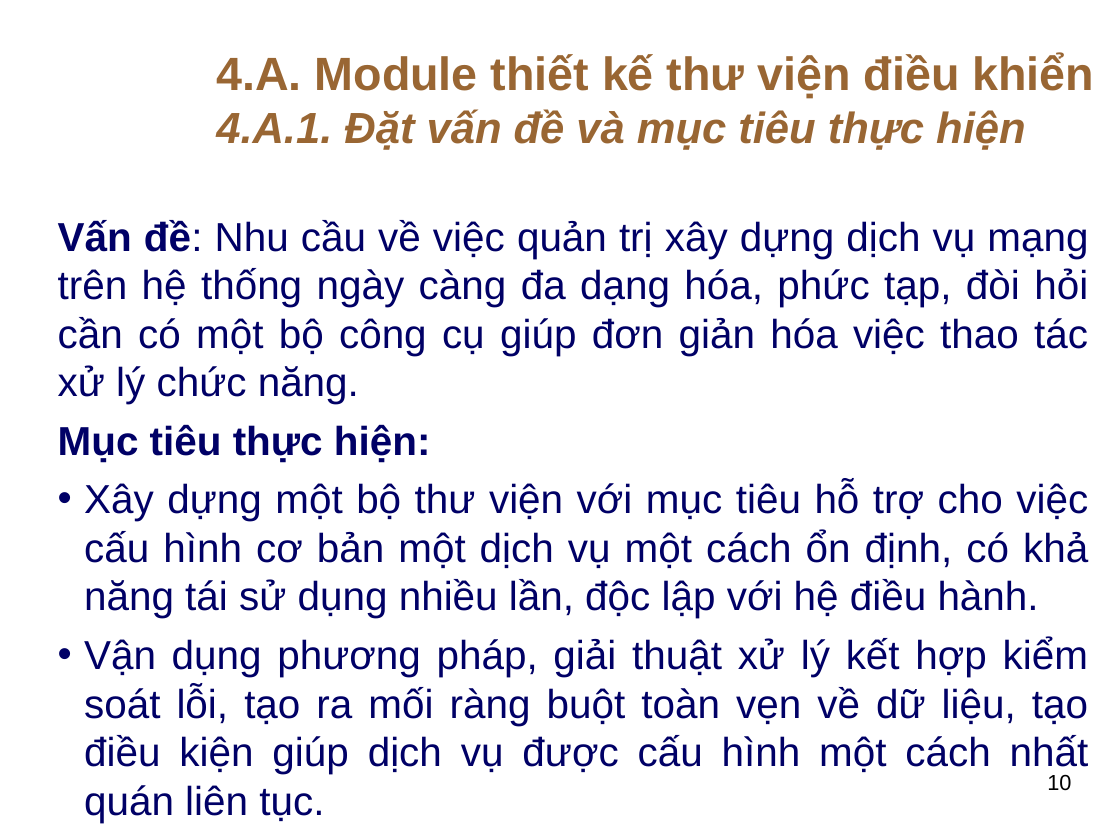
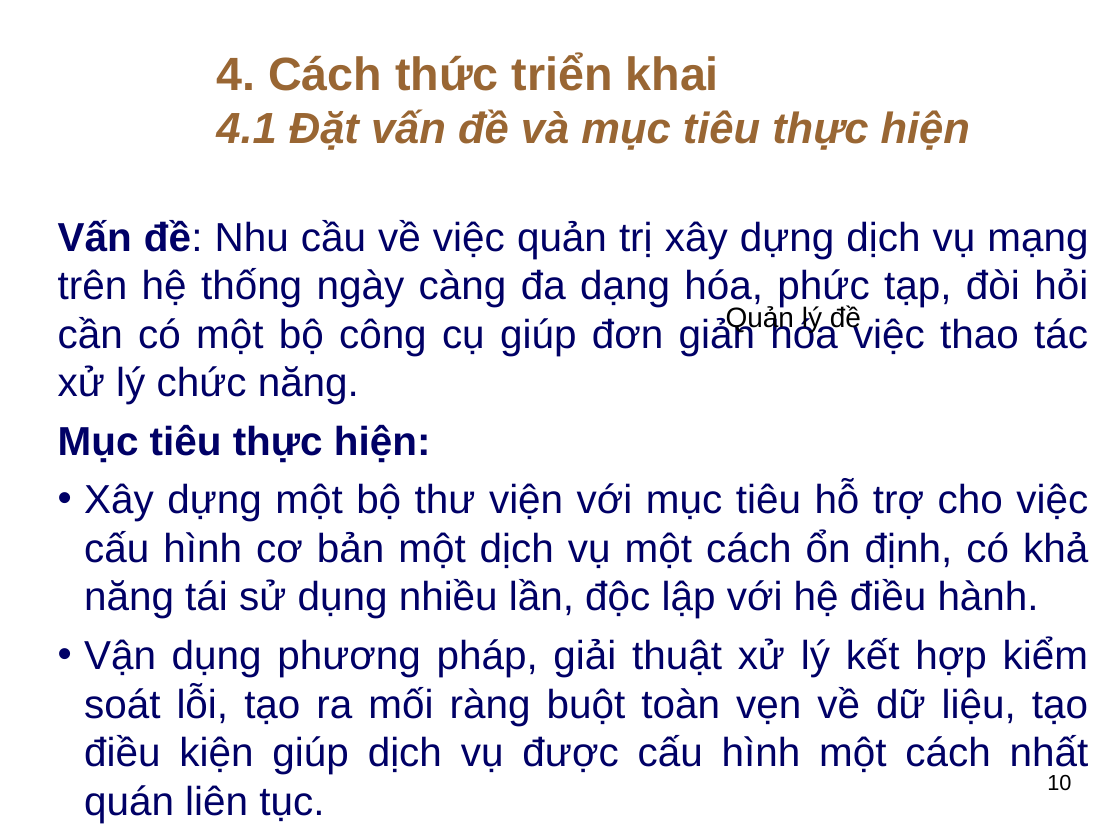
Before and after one commit to thuhuynh4393/testfrontend, a slide deck: slide 10 of Thu HUynh - SLide bao cao.ppt. Drawn at 1120x840 pixels with LibreOffice and Linux fonts; fonts in the diff are those of the drawing; background and template pictures are left out. Boxes give left, top, right and bottom in pixels: in the first picture for what was removed or moved away, otherwise in the second. Text is boxed around its words. In the diff, an @@ line names an element or a change of style, - is before the commit and + after.

```diff
--- a/Thu HUynh - SLide bao cao.ppt
+++ b/Thu HUynh - SLide bao cao.ppt
@@ text at [216,53,970,150]: text changed; size 30 to 28 pt; italic on @@
-4.A. Module thiết kế thư viện điều khiển
-4.A.1. Đặt vấn đề và mục tiêu thực hiện
+4. Cách thức triển khai
+4.1 Đặt vấn đề và mục tiêu thực hiện
@@ text added at [726,306,861,333], 18 pt, text #000000 @@
+Quản lý đề
```
Also in this commit, not shown: 12 other slides changed, 1 other file.
